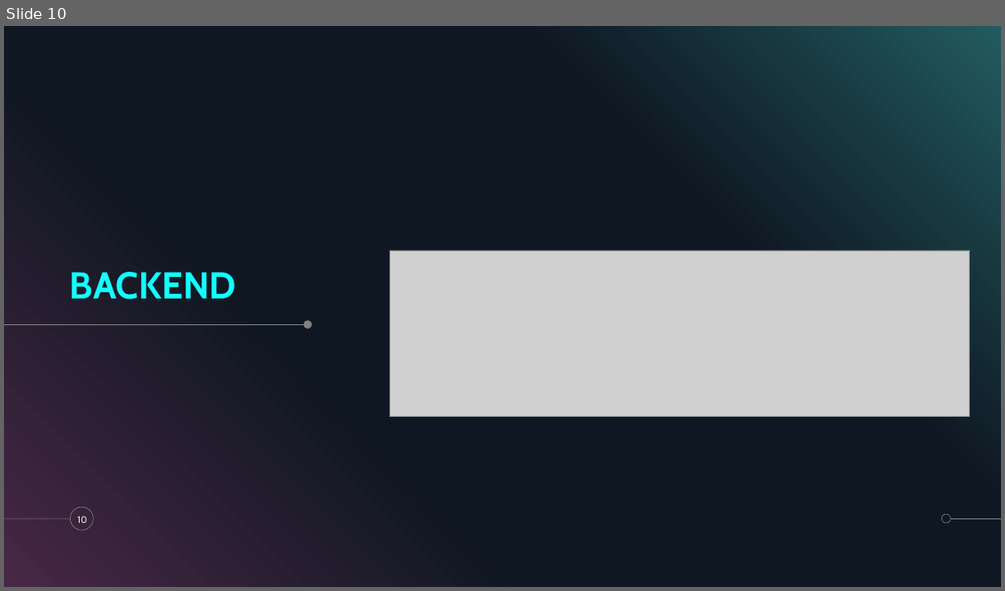
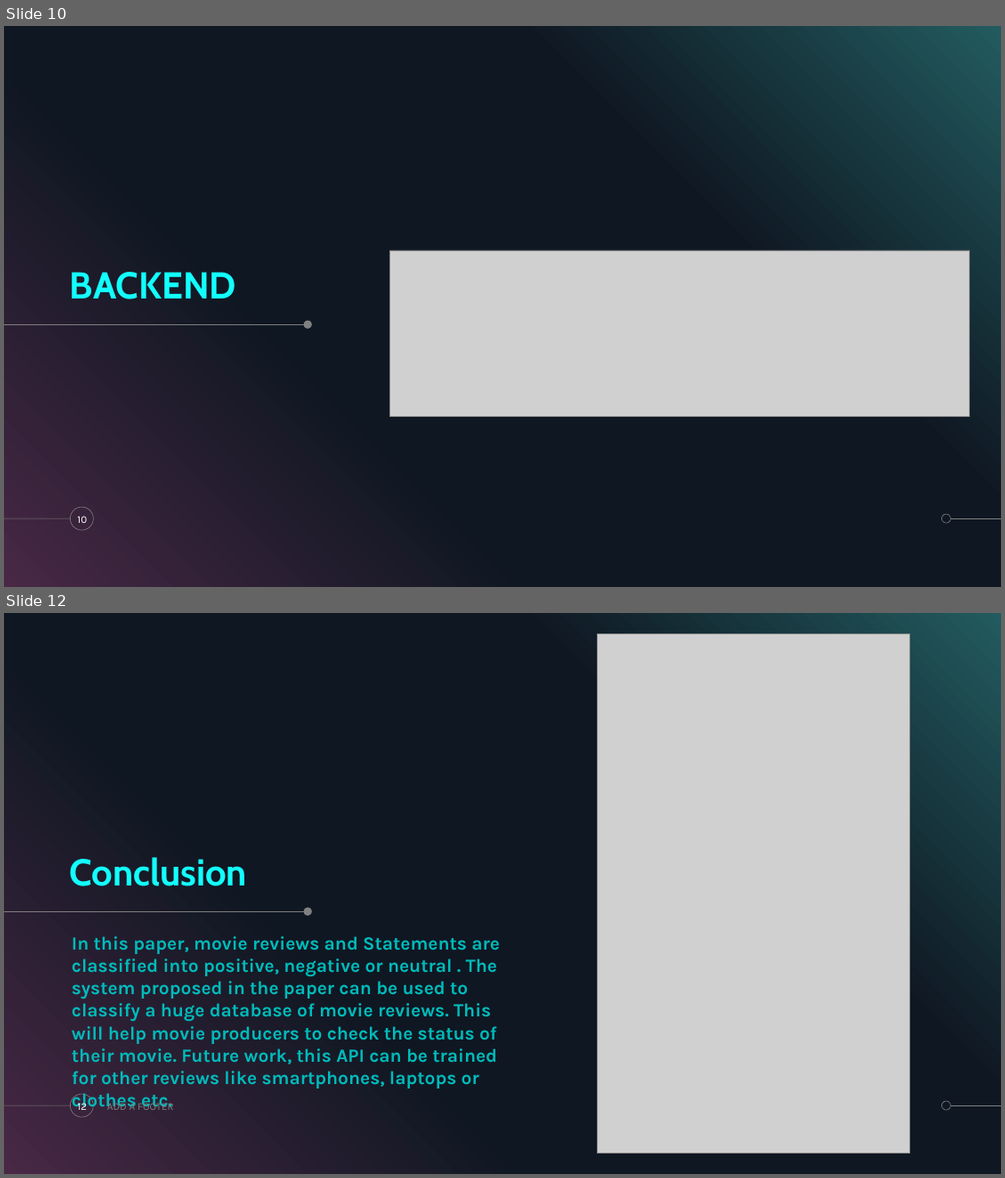
Before and after one commit to krshnknsr21/Sentiment-Analysis, a slide deck: D10B_Python_Miniproject_Group_3_Sentiment_Analyzer.pptx. Shown one above the other, each under a label of ours: slide 10 before the commit, slides 10 and 12 after it; the slides between them are not shown. The pictures are 1005x591 and 1005x1178 pixels, drawn with LibreOffice and Linux fonts; fonts in the diff are those of the drawing; grey boxes stand for pictures. Boxes give left, top, right and bottom in pixels: in the first picture for what was removed or moved away, otherwise in the second. Text is boxed around its words. In the diff, an @@ line names an element or a change of style, - is before the commit and + after.

```diff
--- a/D10B_Python_Miniproject_Group_3_Sentiment_Analyzer.pptx
+++ b/D10B_Python_Miniproject_Group_3_Sentiment_Analyzer.pptx
@@ slide 12 added at [4, 613, 1001, 1174], background #000000; not listed: 7 template elements that a slide beside it also shows @@
@@ picture added at [598, 634, 910, 1153] @@
@@ title added at [70, 857, 247, 886], 36 pt, text #12FFFE, bold @@
+Conclusion
@@ text added at [72, 936, 500, 1088], 18 pt, text #00BBBB, bold @@
+In this paper, movie reviews and Statements are classified into positive, negative or neutral . The system proposed in the paper can be used to classify a huge database of movie reviews. This will help movie producers to check the status of their movie. Future work, this API can be trained for other reviews like smartphones, laptops or clothes etc.
@@ page number added at [78, 1100, 88, 1110], 10 pt, text #FFFFFF @@
+12
@@ text added at [107, 1100, 174, 1110], 10 pt, text #808080 @@
+ADD A FOOTER
```
Also in this commit, not shown: 3 slides changed, 2 other slides added.
